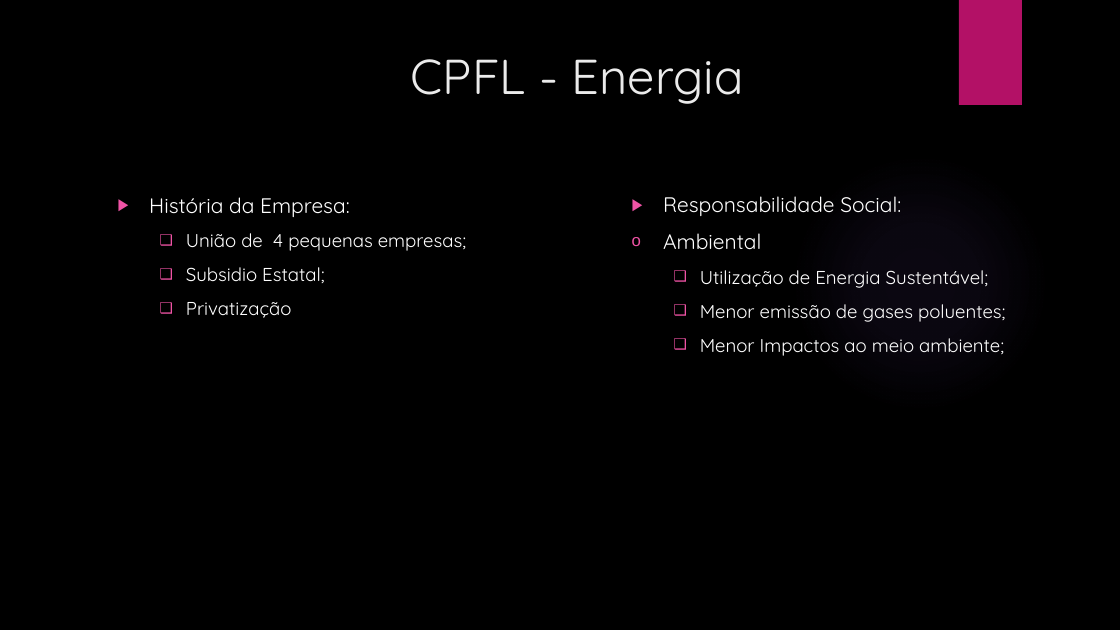
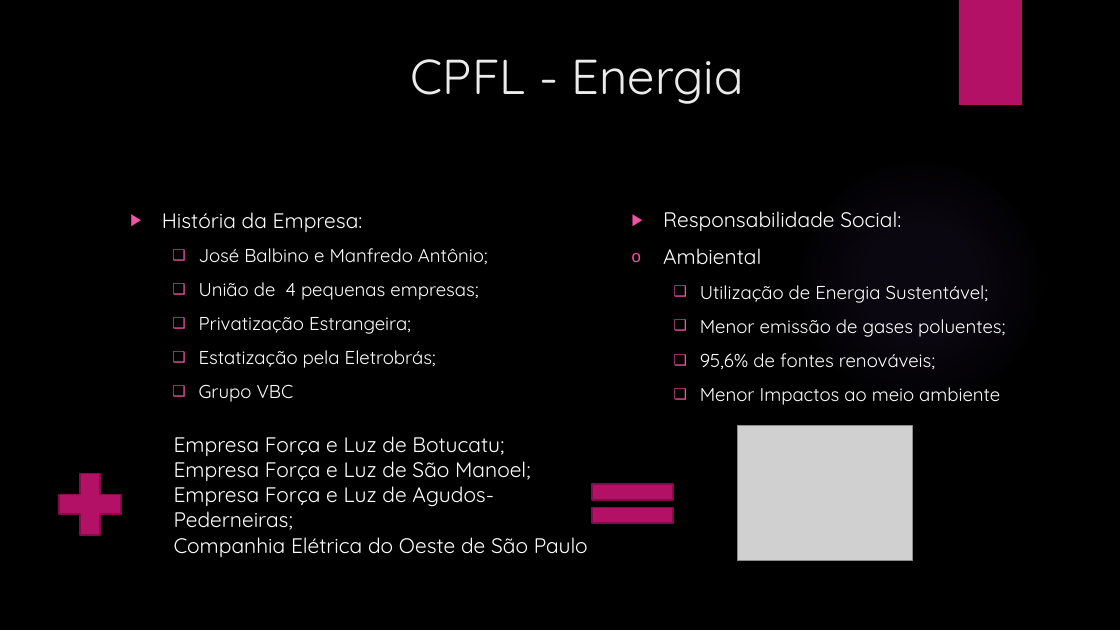
Before and after one commit to VieiraMidas/AulasEC, a slide deck: slide 3 of Ações Beneficentes de Empresas.pptx. Drawn at 1120x630 pixels with LibreOffice and Linux fonts; fonts in the diff are those of the drawing; grey boxes stand for pictures; background and template pictures are left out. Boxes give left, top, right and bottom in pixels: in the first picture for what was removed or moved away, otherwise in the second. Text is boxed around its words. In the diff, an @@ line names an element or a change of style, - is before the commit and + after.

```diff
--- a/Ações Beneficentes de Empresas.pptx
+++ b/Ações Beneficentes de Empresas.pptx
@@ text "História da Empresa:": place and size @@
-text "História da Empresa:" at (149, 197, 466, 318)
+text "História da Empresa:" at (162, 212, 488, 402)
@@ text "Responsabilidade Social:": place and size @@
-text "Responsabilidade Social:" at (663, 196, 1005, 356)
+text "Responsabilidade Social:" at (663, 211, 1005, 405)
@@ text at (199, 248, 488, 264): paragraph added @@
+  ❑ José Balbino e Manfredo Antônio;
@@ text at (199, 317, 436, 402): text changed @@
-  ❑ Subsidio Estatal;
-  ❑ Privatização
+  ❑ Privatização Estrangeira;
+  ❑ Estatização pela Eletrobrás;
+  ❑ Grupo VBC
@@ text at (700, 353, 1000, 405): text changed @@
-  ❑ Menor Impactos ao meio ambiente;
+  ❑ 95,6% de fontes renováveis;
+  ❑ Menor Impactos ao meio ambiente
@@ text added at (174, 436, 588, 557), 18 pt, text #FFFFFF @@
+Empresa Força e Luz de Botucatu; Empresa Força e Luz de São Manoel; Empresa Força e Luz de Agudos-Pederneiras;
+Companhia Elétrica do Oeste de São Paulo
@@ picture added at (738, 426, 912, 560) @@
@@ plus sign added at (48, 462, 132, 546), fill #B31166, outline #840D4B 1.5 pt @@
@@ math equal added at (577, 471, 687, 538), fill #B31166, outline #840D4B 1.5 pt @@
```
Also in this commit, not shown: 5 other slides changed.
